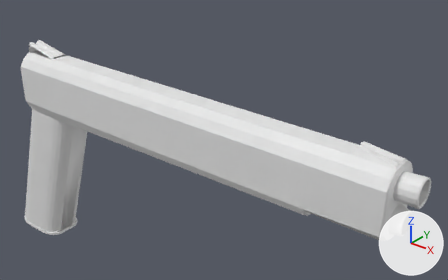
An edit to the FBX model Assets/Graphics/3D Models/Basic Pistol.fbx, drawn before and after from the same camera.
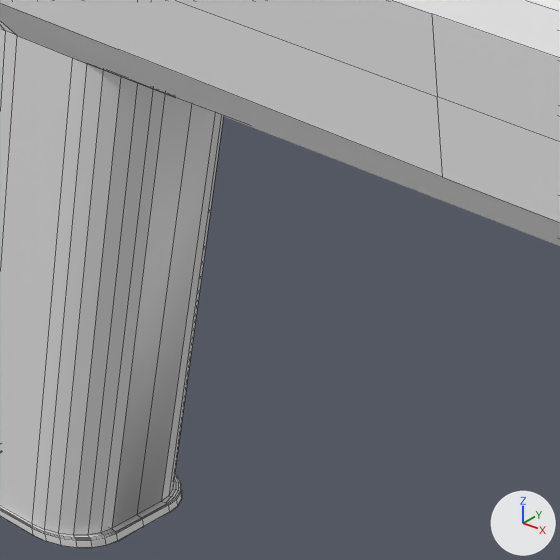
Each version is shown whole from a 50 mm lens placed at (15.23, -10.69, 10.78), pointed at (5.54, 1.41, 3.28), then close up on the part from 8% to 38% of the width and 37% to 85% of the height. Lighting does not change. The marker at lower right points along +X, +Y and +Z. The close-ups show mesh edges as thin lines. Where no turn or scale is listed for an object, it has been applied to the vertices. Vertices at the same position are counted once.

The first close-up shows 'BezierCircle'.
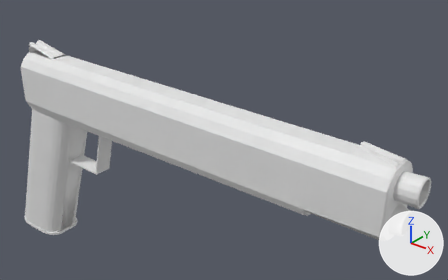
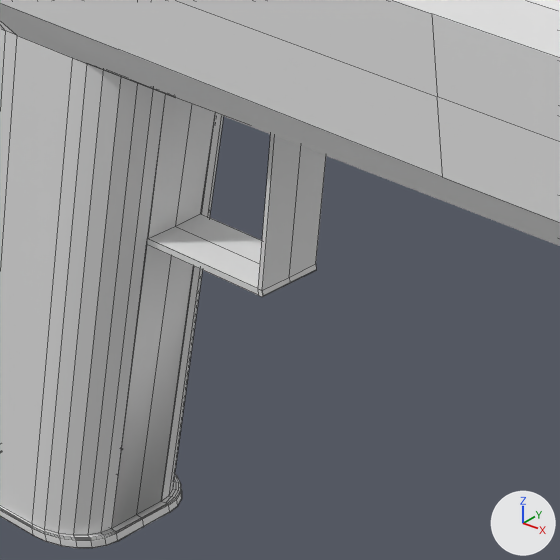
Pixel boxes (x1, y1, x2, y2) of what changed, in the close-ups (560 x 560 px):
part 1 of me_mesh, built on: before (101, 89, 215, 533); after (101, 89, 326, 533)

The change, as a diff of the scene's bpy script:
```diff
--- a/Assets/Graphics/3D Models/Basic Pistol.fbx.py
+++ b/Assets/Graphics/3D Models/Basic Pistol.fbx.py
@@ me_mesh @@
 # used by ob_beziercircle; location = (0.0, 0.0, 0.0)
-me_mesh.from_pydata(...)  # 751 vertices, 683 faces; spans x -2.1..11.72, y -0.65..0.65, z -1.38..5.26
+me_mesh.from_pydata(...)  # 789 vertices, 717 faces; spans x -2.1..11.72, y -0.65..0.65, z -1.38..5.26
+# me_mesh part 1
+# 3 faces are deleted
+# 18 vertices are added at x 0.65..2.31, y -0.26..0.26, z 1.66..3.19
+# 11 new vertices lie (0.0, 0.26, 0.0) away from vertices in x 0.67..2.31, y -0.26, z 1.66..3.19
+# 9 new vertices lie (0.0, 0.26, 0.0) away from vertices in x 1.93..2.31, y 0.0, z 1.66..3.19
+# 37 new faces join them
```
